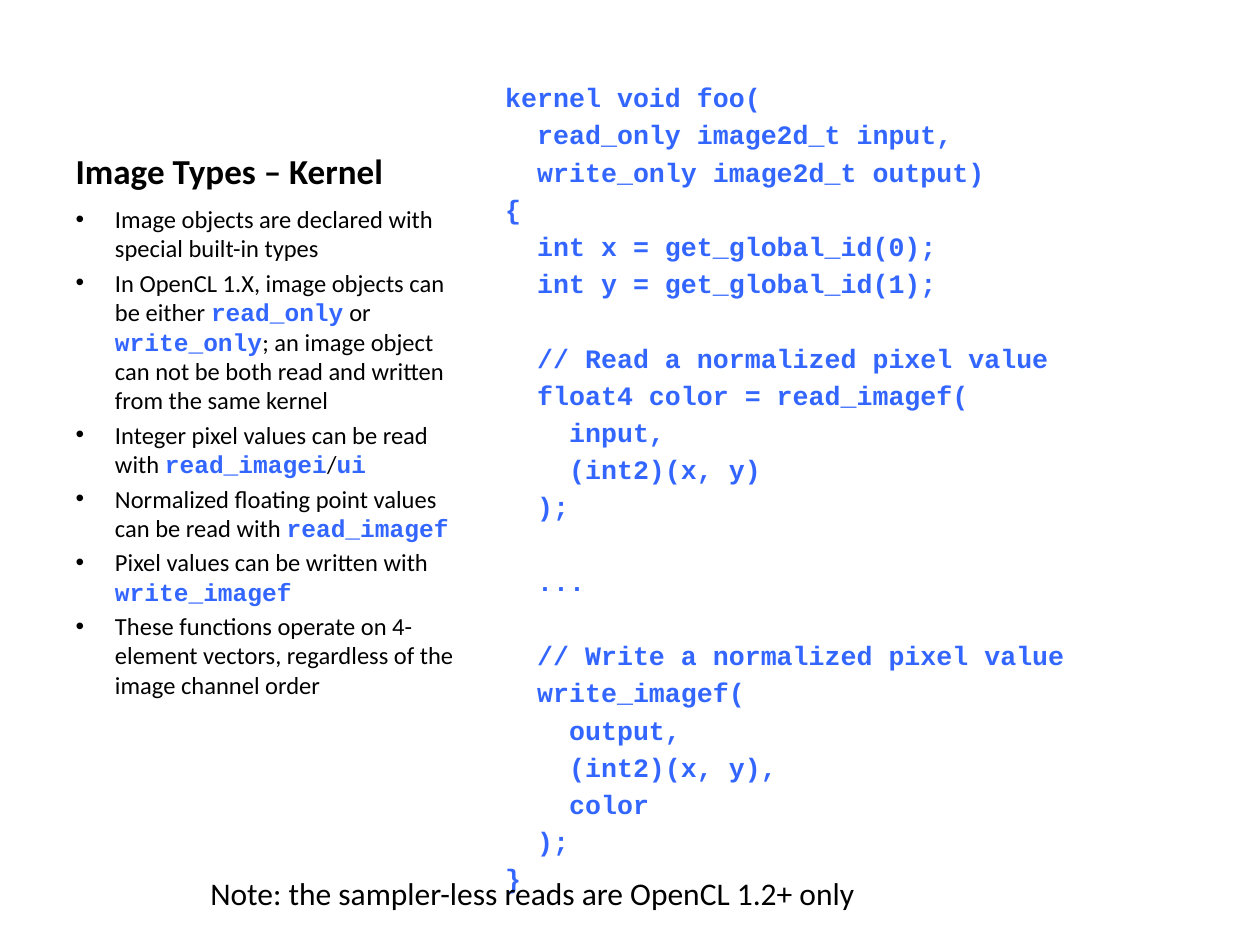
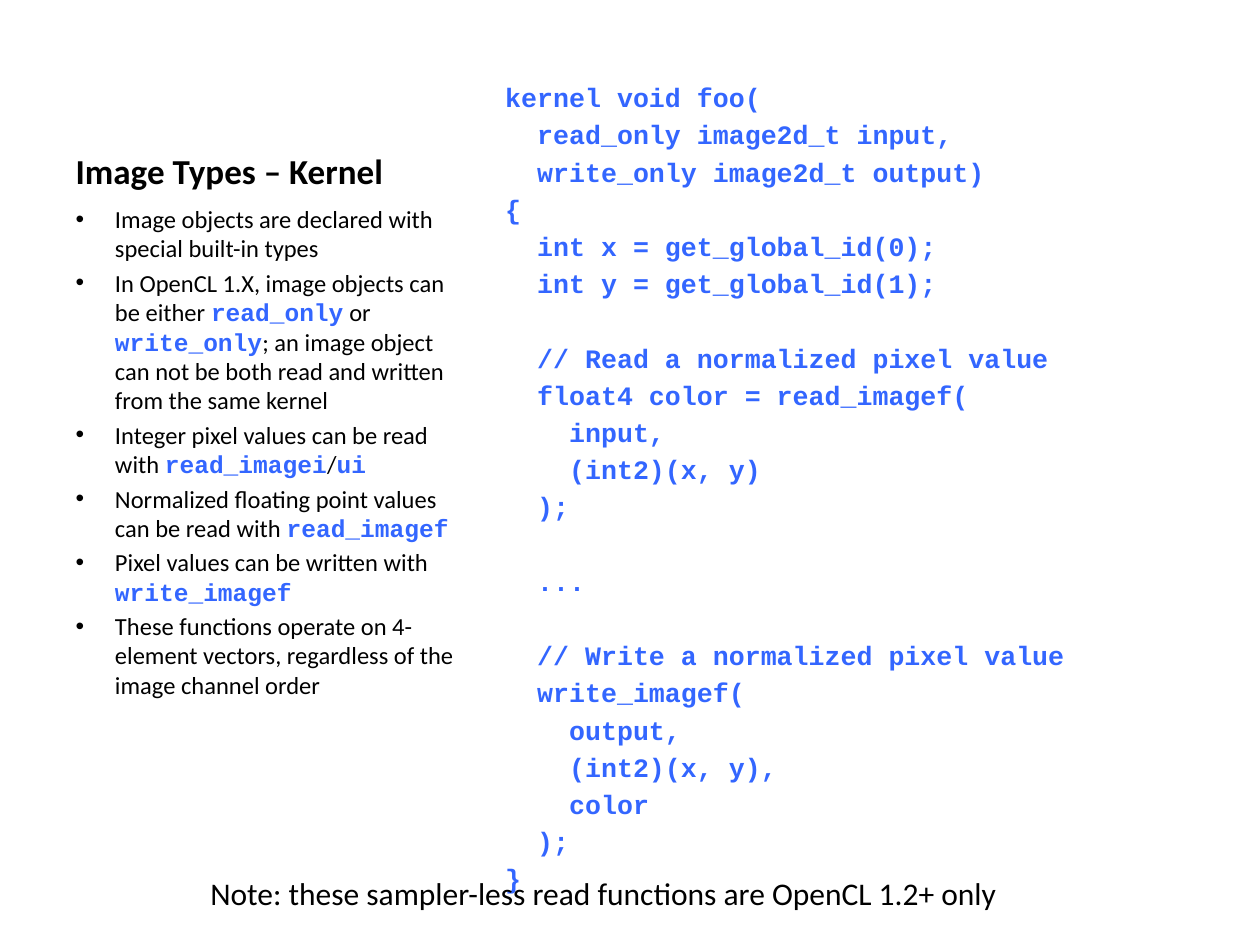
Before and after one commit to UoB-HPC/opencl-training-code, a slide deck: slide 78 of slides/advanced_part3.pptx. Drawn at 1260x945 pixels with LibreOffice and Linux fonts; fonts in the diff are those of the drawing. Boxes give left, top, right and bottom in pixels: in the first picture for what was removed or moved away, otherwise in the second. Text is boxed around its words. In the diff, an @@ line names an element or a change of style, - is before the commit and + after.

Commit message:
General improvements to image type slides.

```diff
--- a/slides/advanced_part3.pptx
+++ b/slides/advanced_part3.pptx
@@ text at (210,878,996,910): text changed @@
-Note: the sampler-less reads are OpenCL 1.2+ only
+Note: these sampler-less read functions are OpenCL 1.2+ only
```
Also in this commit, not shown: 1 other slide changed.
